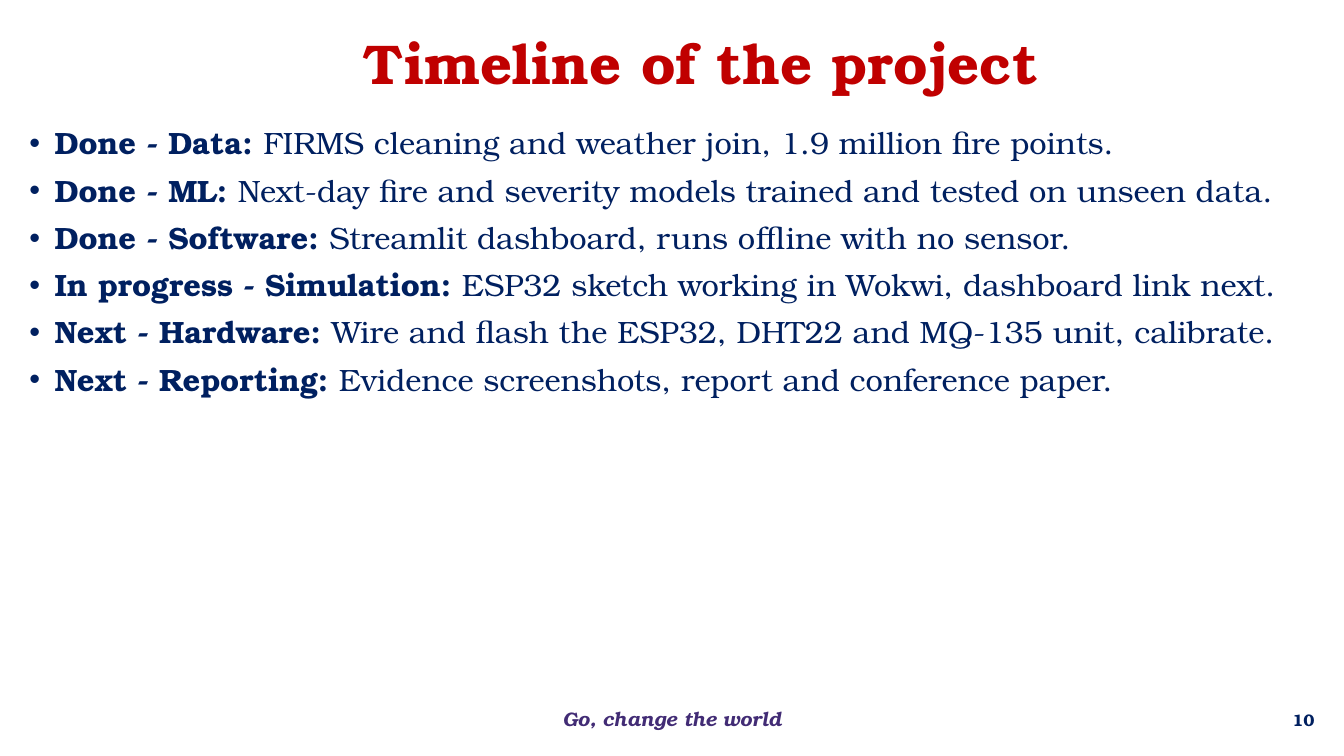
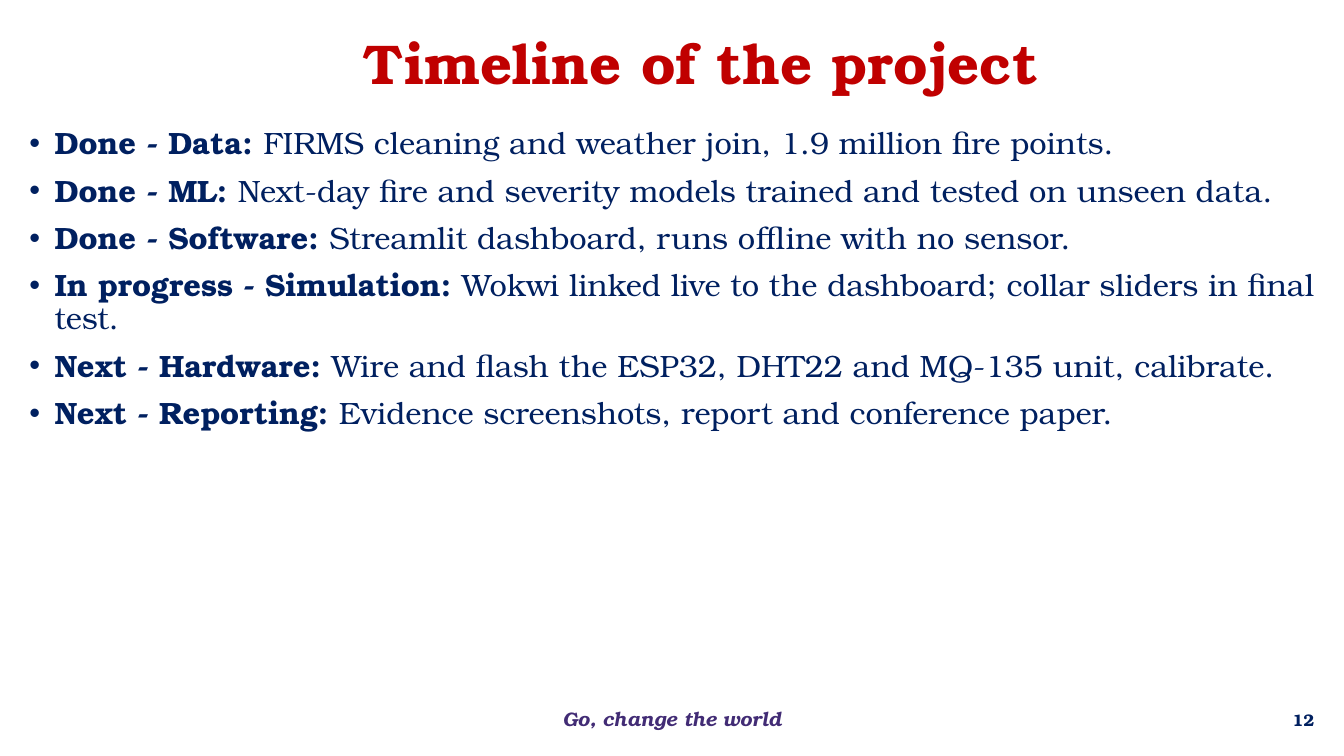
Before and after one commit to bnsama29-cloud/wildfire-estimation-evs, a slide deck: slide 12 of docs/EL_Phase1_Wildfire.pptx (slide 10 before the commit). Drawn at 1344x756 pixels with LibreOffice and Linux fonts; fonts in the diff are those of the drawing; background and template pictures are left out. Boxes give left, top, right and bottom in pixels: in the first picture for what was removed or moved away, otherwise in the second. Text is boxed around its words. In the diff, an @@ line names an element or a change of style, - is before the commit and + after.

```diff
--- a/docs/EL_Phase1_Wildfire.pptx
+++ b/docs/EL_Phase1_Wildfire.pptx
@@ text at (x1=55, y1=272, x2=1314, y2=330): text changed @@
-• In progress - Simulation: ESP32 sketch working in Wokwi, dashboard link next.
+• In progress - Simulation: Wokwi linked live to the dashboard; collar sliders in final test.
@@ page number at (x1=1292, y1=714, x2=1314, y2=726): text changed @@
-10
+12
```
Also in this commit, not shown: 6 other slides changed, 3 slides added, 13 other files.
